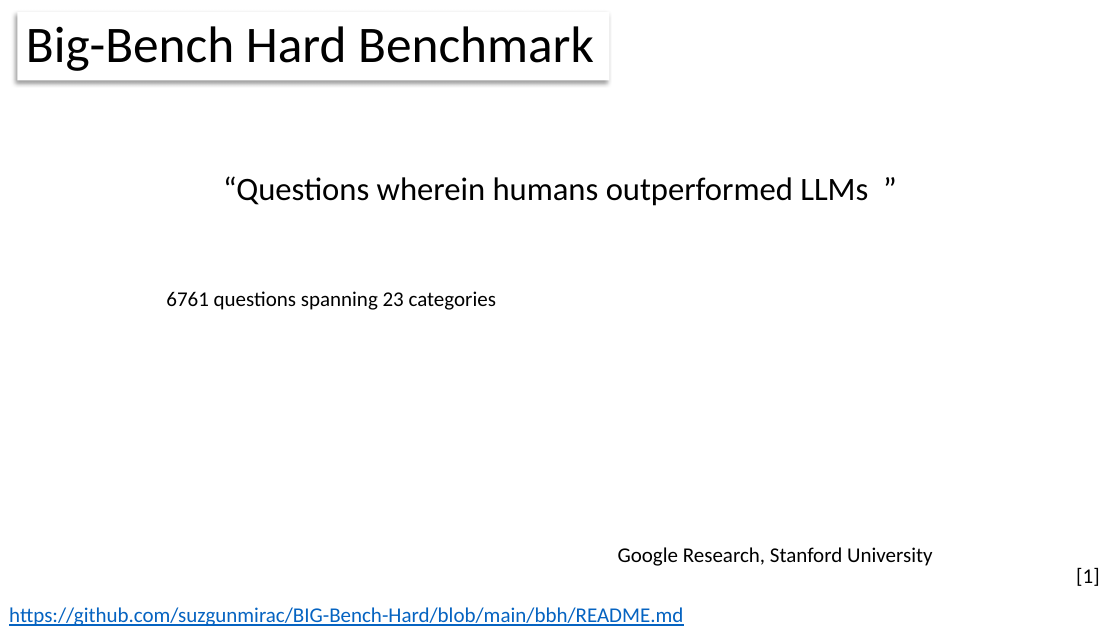
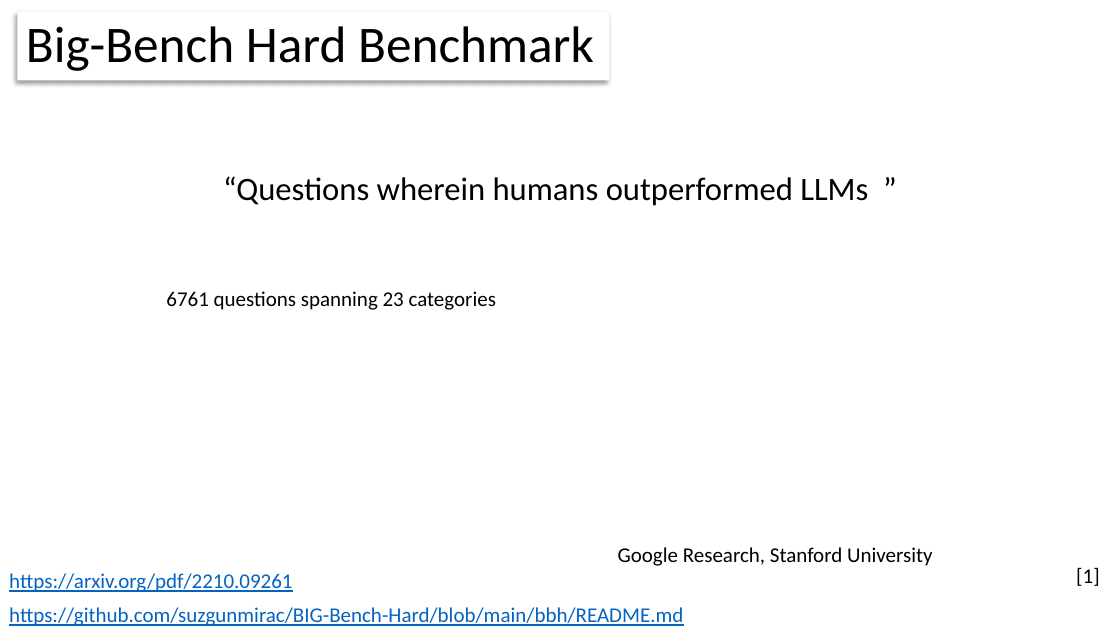
Before and after one commit to nicomp42/CCSCMW2024, a slide deck: slide 7 of CCSC-MW Fall 2024 Conference Tutorial.pptx. Drawn at 1120x630 pixels with LibreOffice and Linux fonts; fonts in the diff are those of the drawing. Boxes give left, top, right and bottom in pixels: in the first picture for what was removed or moved away, otherwise in the second. Text is boxed around its words. In the diff, an @@ line names an element or a change of style, - is before the commit and + after.

```diff
--- a/CCSC-MW Fall 2024 Conference Tutorial.pptx
+++ b/CCSC-MW Fall 2024 Conference Tutorial.pptx
@@ text added at bbox=[9, 573, 292, 592], 18 pt, text #0563C1, underline @@
+https://arxiv.org/pdf/2210.09261
```
Also in this commit, not shown: 2 other slides changed.
